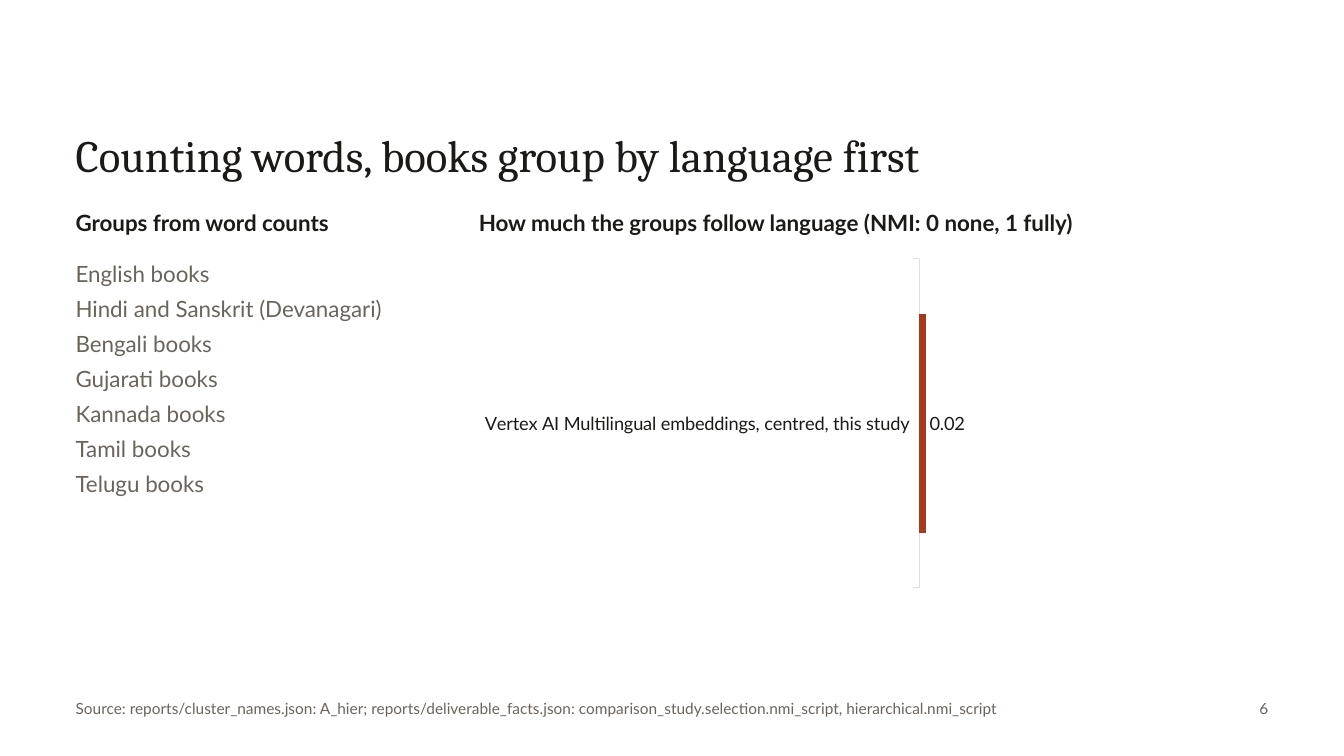
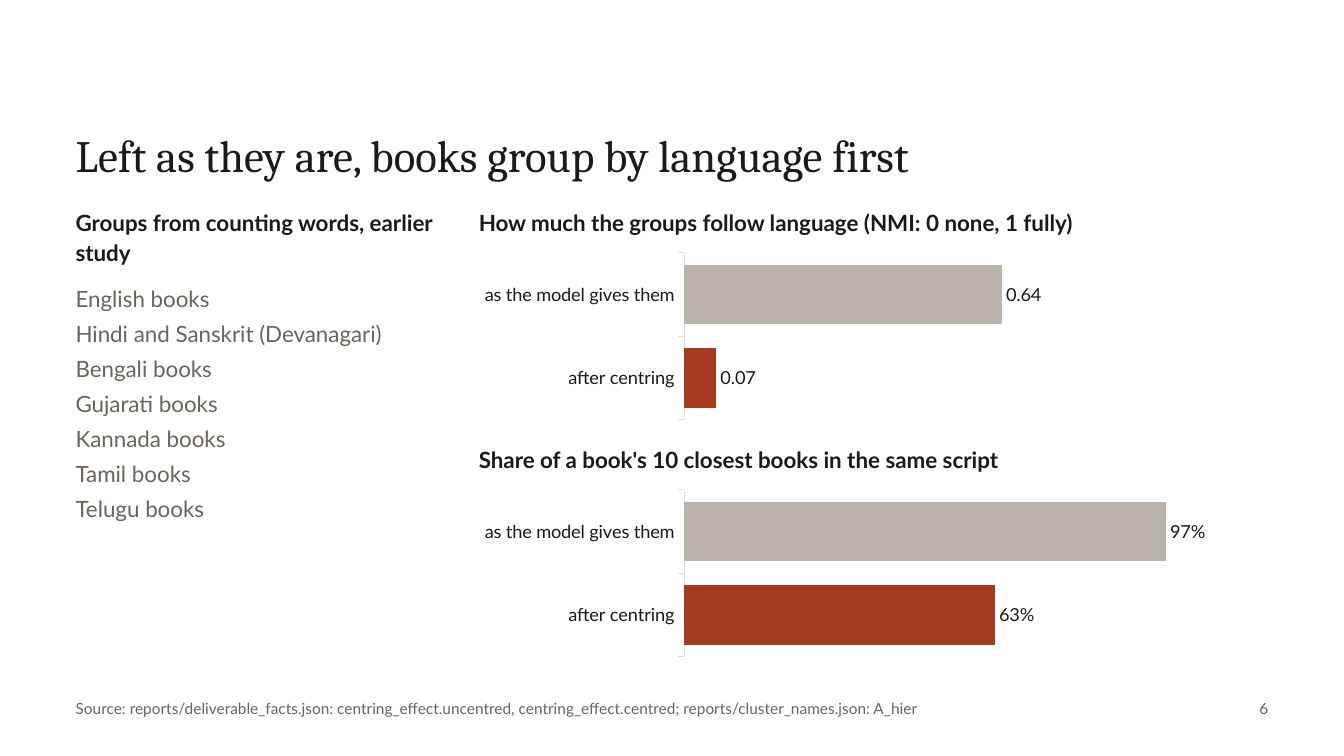
Before and after one commit to rohannes64/Grantha-Heritage-Tracker, a slide deck: slide 6 of Grantha_Heritage_Tracker_SIH26096.pptx. Drawn at 1344x756 pixels with LibreOffice and Linux fonts; fonts in the diff are those of the drawing. Boxes give left, top, right and bottom in pixels: in the first picture for what was removed or moved away, otherwise in the second. Text is boxed around its words. In the diff, an @@ line names an element or a change of style, - is before the commit and + after.

Commit message:
fix(deck): align slide prose and titles with whole-book results

```diff
--- a/Grantha_Heritage_Tracker_SIH26096.pptx
+++ b/Grantha_Heritage_Tracker_SIH26096.pptx
@@ text at (76,140,908,182): text changed @@
-Counting words, books group by language first
+Left as they are, books group by language first
@@ text at (76,214,433,265): text changed @@
-Groups from word counts
+Groups from counting words, earlier study
@@ bar chart at (469,247,1270,423) @@
-categories: Vertex AI Multilingual embeddings, centred, this study
+categories: as the model gives them, after centring
-Series 1: 0.02
+Series 1: 0.64, 0.07
@@ value axis changed @@
@@ bar spacing changed @@
@@ bar chart: place and size @@
-bar chart at (469,252,1270,595)
+bar chart at (469,247,1270,423)
@@ text "English books": place and size @@
-text "English books" at (76,265,381,496)
+text "English books" at (76,290,381,521)
@@ text added at (479,451,998,472), 16 pt, text #1C1A17, bold @@
+Share of a book's 10 closest books in the same script
@@ bar chart added at (469,484,1270,660) @@
+categories: as the model gives them, after centring
+Series 1: 0.97, 0.63
@@ text at (76,702,917,717): text changed @@
-Source: reports/cluster_names.json: A_hier; reports/deliverable_facts.json: comparison_study.selection.nmi_script, hierarchical.nmi_script
+Source: reports/deliverable_facts.json: centring_effect.uncentred, centring_effect.centred; reports/cluster_names.json: A_hier
```
Also in this commit, not shown: 6 other slides changed, 1 other file.
